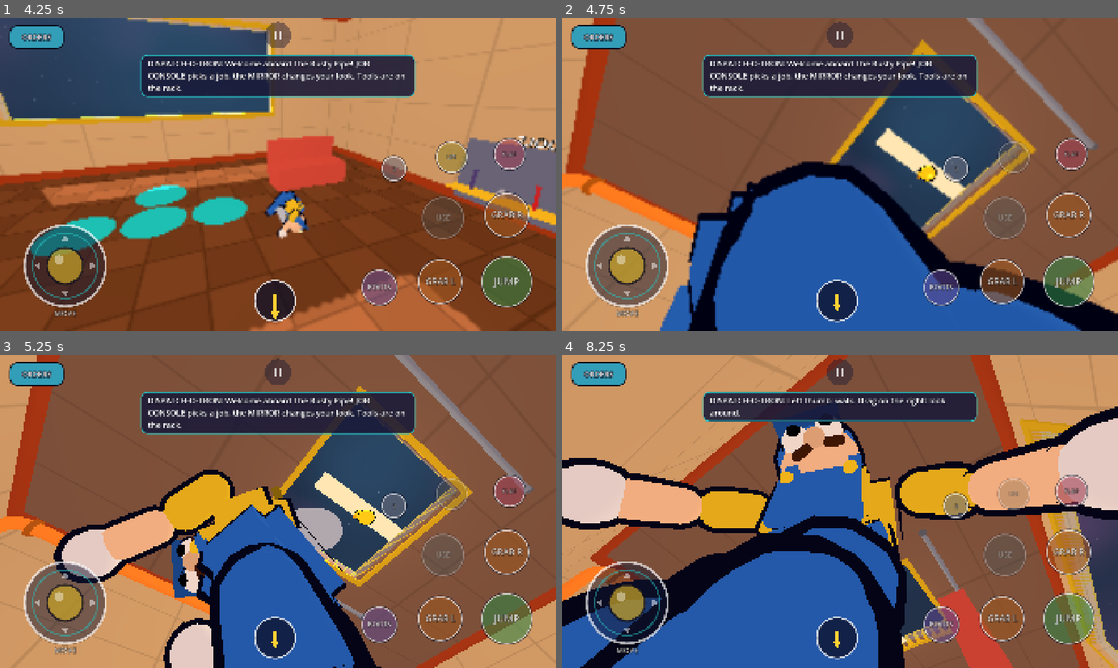
Above: before the commit, frames 1-4 (two rows, left to right).
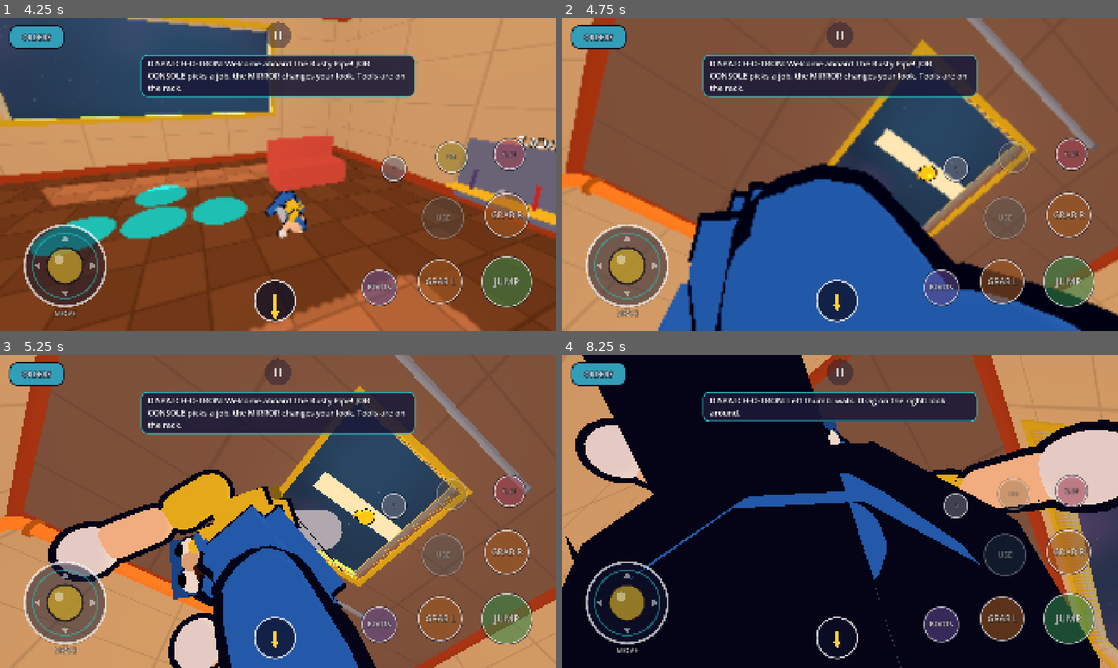
Above: after the commit, the same moments.

Repository: KreeMA4/Gravity-Plumbers
Game: Godot game, scene res://scenes/main.tscn
Two runs of this game, one before a commit and one after it. Both use one fixed random seed, a clock stepped at 60 frames per second and the inputs below.
Inputs (mouse positions are in pixels of both pictures, inside the frame that each line leads up to):
- Up to frame 1 (4.25 s): click "Play Solo" at 0.5 s; click "ORDERS" at 1.25 s; move the mouse to (400, 158) at 2.02 s; hold E (grab_right) 2.03-2.75 s; hold G (boots) 2.03-2.75 s; click (400, 158) at 2.17 s; tap Space (jump) at 2.27, 2.57 s; drag from (166, 190) to (250, 237) at 2.77 s; move the mouse to (333, 105) at 3.52 s; hold E (grab_right) from 3.53 s (still down); hold R (flop) from 3.53 s (still down)
- Up to frame 2 (4.75 s): release E (grab_right) at 4.25 s; release R (flop) at 4.25 s; drag from (812, 237) to (673, 127) at 4.27 s
- Up to frame 3 (5.25 s): move the mouse to (444, 558) at 5.02 s; hold Q (grab_left) from 5.03 s (still down); hold F (use) from 5.03 s (still down)
- Up to frame 4 (8.25 s): tap Space (jump) at 5.27, 5.57 s; release Q (grab_left) at 5.75 s; release F (use) at 5.75 s; drag from (673, 464) to (756, 433) at 5.77 s; move the mouse to (867, 511) at 6.52 s; hold S (move_back) 6.53-7.25 s; hold X (emote) 6.53-7.25 s; click (867, 511) at 6.67 s; drag from (756, 433) to (728, 527) at 7.27 s; move the mouse to (962, 495) at 8.02 s; hold T (get_up) from 8.03 s (still down); hold C (interact) from 8.03 s (still down)

Frame 1 is identical in both runs. In frame 2, 3.8% of the frame differs, in the area x 0-100%, y 0-100%; in frame 3, 3.4%; in frame 4, 60%.

Commit message:
Walk: planted feet grip fully again (the upright servo now prevents pivoting); stance sweep diagnostic
Co-Authored-By: Claude Opus 5.5 <noreply@anthropic.com>
Claude-Session: https://claude.ai/code/session_019hcM1SCDrmPhwmmN5CDoFM

Diff:
--- a/scripts/core/tuning.gd
+++ b/scripts/core/tuning.gd
@@ -33,7 +33,7 @@
 var PLUMBER_ANGULAR_DAMP: float = 1.5   ## Higher = less spinning like a top when flung.
 var FOOT_FRICTION: float = 1.2          ## Grippy feet.
 var SWING_FOOT_FRICTION: float = 0.05   ## A foot in its swing phase slides instead of catching the floor.
-var STANCE_FOOT_FRICTION: float = 0.25  ## A planted foot while walking: placed, but not a pivot that tips you over.
+var STANCE_FOOT_FRICTION: float = 1.2   ## A planted foot grips (the upright servo keeps the body from pivoting over it).
 var BODY_FRICTION: float = 0.35         ## Slippery everything else.
 
 # --- Active ragdoll controller ----------------------------------------------
--- a/tests/gameplay_e2e_impl.gd
+++ b/tests/gameplay_e2e_impl.gd
@@ -532,6 +532,7 @@
 	var prev_sign: float = 0.0
 	var skate_sum: float = 0.0
 	var skate_n: int = 0
+	var sweep_sum: float = 0.0
 	var hmin: float = 99.0
 	var hmax: float = -99.0
 	var vmax: float = 0.0
@@ -572,6 +573,8 @@
 				sv -= plumber.local_up * sv.dot(plumber.local_up)
 				skate_sum += sv.length() / vh.length()
 				skate_n += 1
+				# How fast the planted foot moves backward relative to the hips (should be ~ -1 x body speed).
+				sweep_sum += (sv - vh).dot(vh.normalized()) / vh.length()
 		var kn: float = joint_angle("shin_l", "thigh_l")
 		knee_min = minf(knee_min, kn)
 		knee_max = maxf(knee_max, kn)
@@ -582,7 +585,7 @@
 	var dist: float = (plumber.get_center() - start).dot(f)
 	var secs: float = float(samples) / float(Engine.physics_ticks_per_second)
 	return {"contact": float(contact) / maxf(1.0, samples), "air": float(airborne) / maxf(1.0, samples),
-		"steps_per_s": float(flips) / maxf(secs, 0.01), "skate": skate_sum / maxf(1.0, skate_n), "skate_samples": skate_n,
+		"steps_per_s": float(flips) / maxf(secs, 0.01), "skate": skate_sum / maxf(1.0, skate_n), "skate_samples": skate_n, "stance_sweep": sweep_sum / maxf(1.0, skate_n),
 		"bob": hmax - hmin, "vmax": vmax, "dist": dist, "knee_bend": knee_max - knee_min, "knee_deepest": knee_min}
 
 
